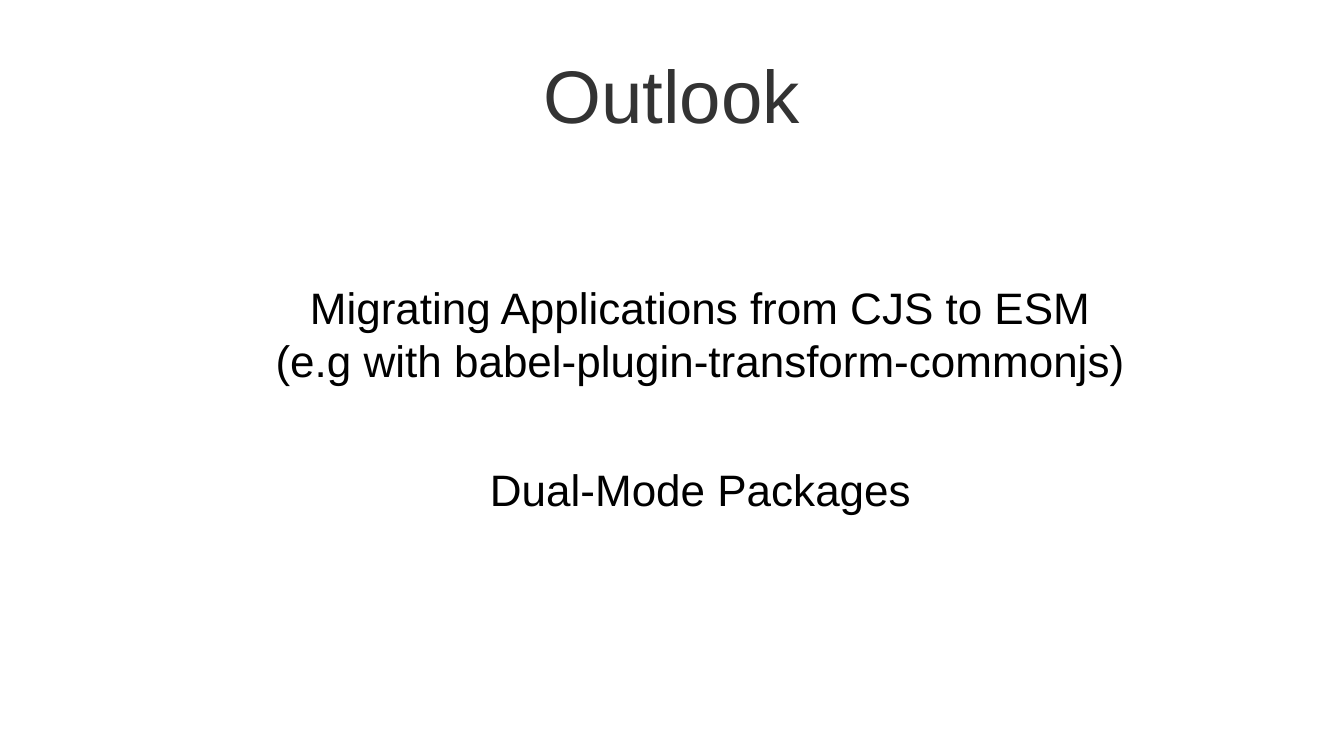
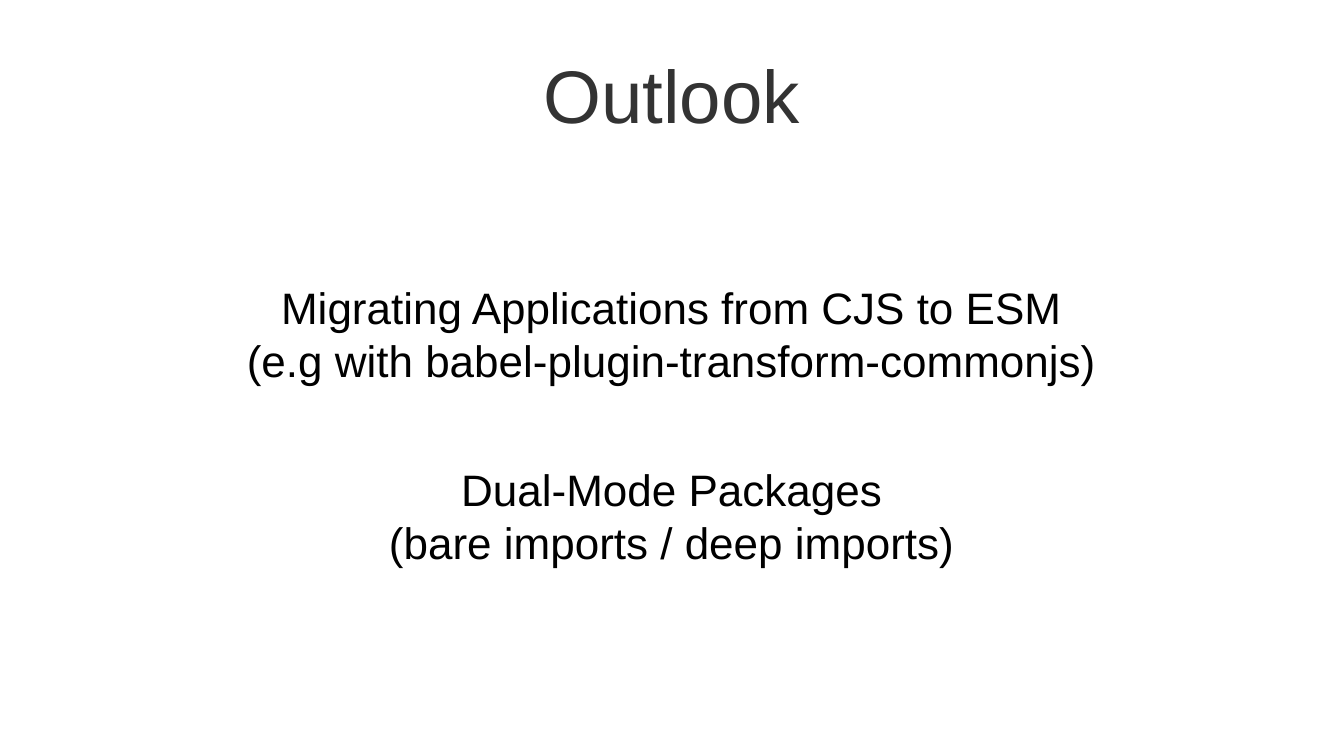
Before and after one commit to gehtmaguad/path-to-es-modules, a slide deck: slide 36 of path_to_esmodules.odp (slide 35 before the commit). Drawn at 1344x756 pixels with LibreOffice and Linux fonts; fonts in the diff are those of the drawing. Boxes give left, top, right and bottom in pixels: in the first picture for what was removed or moved away, otherwise in the second. Text is boxed around its words. In the diff, an @@ line names an element or a change of style, - is before the commit and + after.

Commit message:
minor changes to presentation

```diff
--- a/path_to_esmodules.odp
+++ b/path_to_esmodules.odp
@@ text at [247, 292, 1095, 385]: indent changed @@
@@ text at [389, 474, 954, 568]: text changed @@
-Dual-Mode Packages
+Dual-Mode Packages
+(bare imports / deep imports)
```
Also in this commit, not shown: 30 other slides changed, 2 slides added, 1 slide removed, 1 other file.
